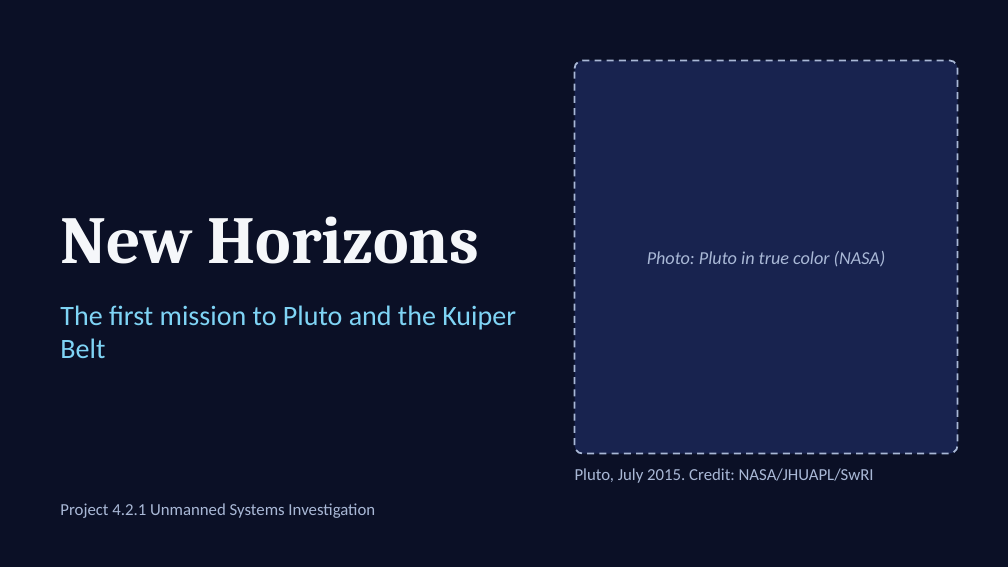
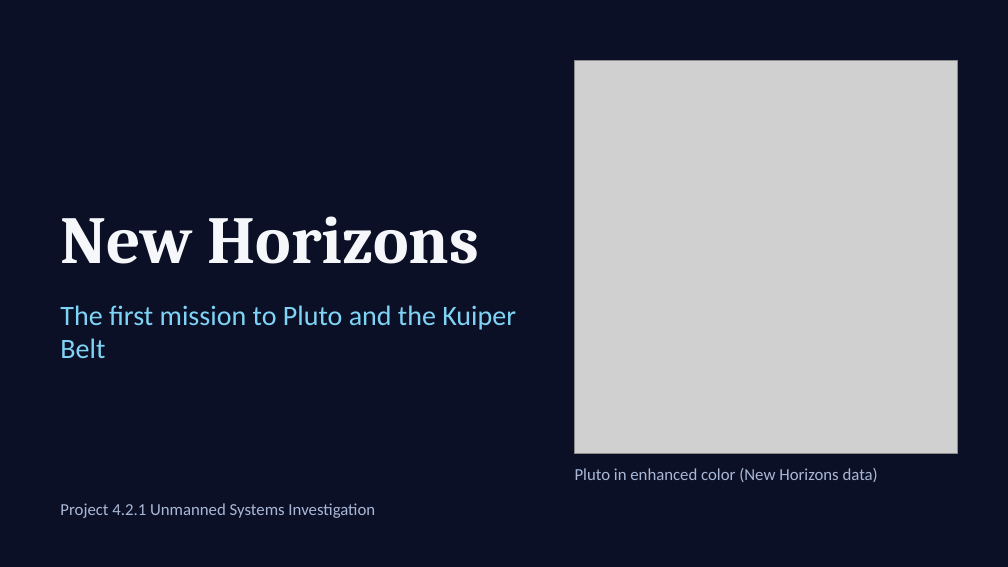
Before and after one commit to kalerat12-pixel/AmericanGeneralConstruction, a slide deck: slide 1 of NewHorizons_Unmanned_Systems.pptx. Drawn at 1008x567 pixels with LibreOffice and Linux fonts; fonts in the diff are those of the drawing; grey boxes stand for pictures. Boxes give left, top, right and bottom in pixels: in the first picture for what was removed or moved away, otherwise in the second. Text is boxed around its words. In the diff, an @@ line names an element or a change of style, - is before the commit and + after.

```diff
--- a/NewHorizons_Unmanned_Systems.pptx
+++ b/NewHorizons_Unmanned_Systems.pptx
@@ rounded rectangle removed at [575,60,958,454] @@
@@ picture added at [575,60,958,454] @@
@@ text removed at [647,251,886,267] @@
-Photo: Pluto in true color (NASA)
@@ text at [575,468,878,482]: text changed @@
-Pluto, July 2015. Credit: NASA/JHUAPL/SwRI
+Pluto in enhanced color (New Horizons data)
```
Also in this commit, not shown: 2 other slides changed.
